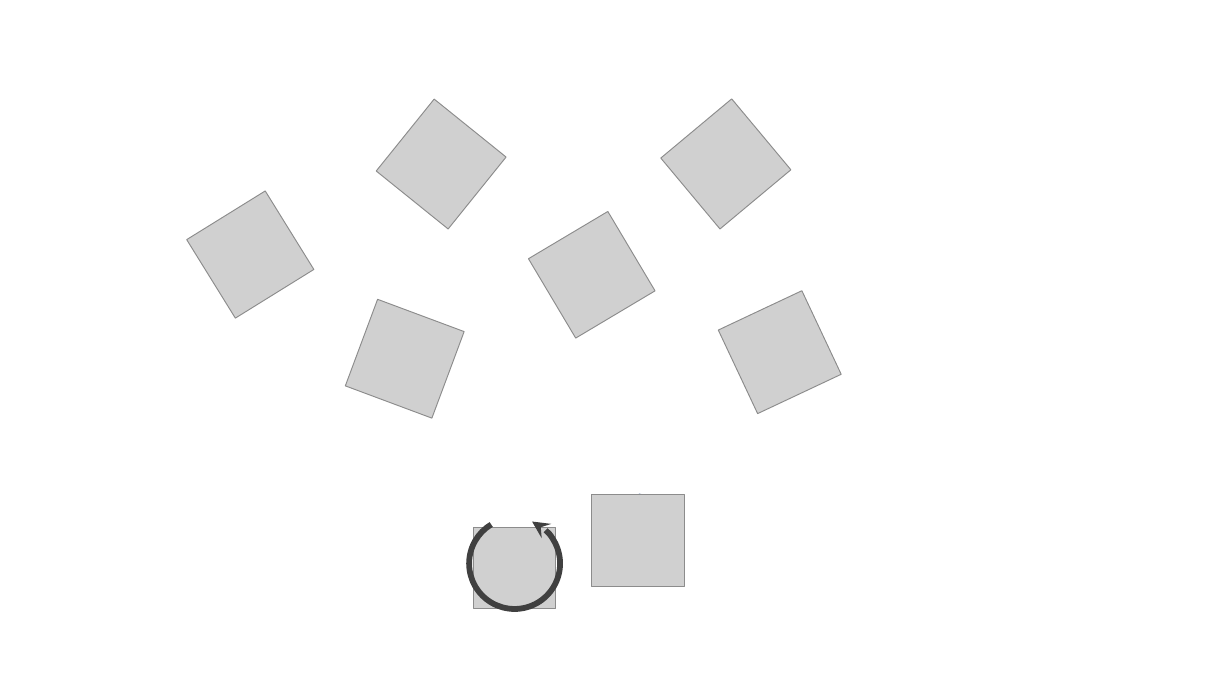
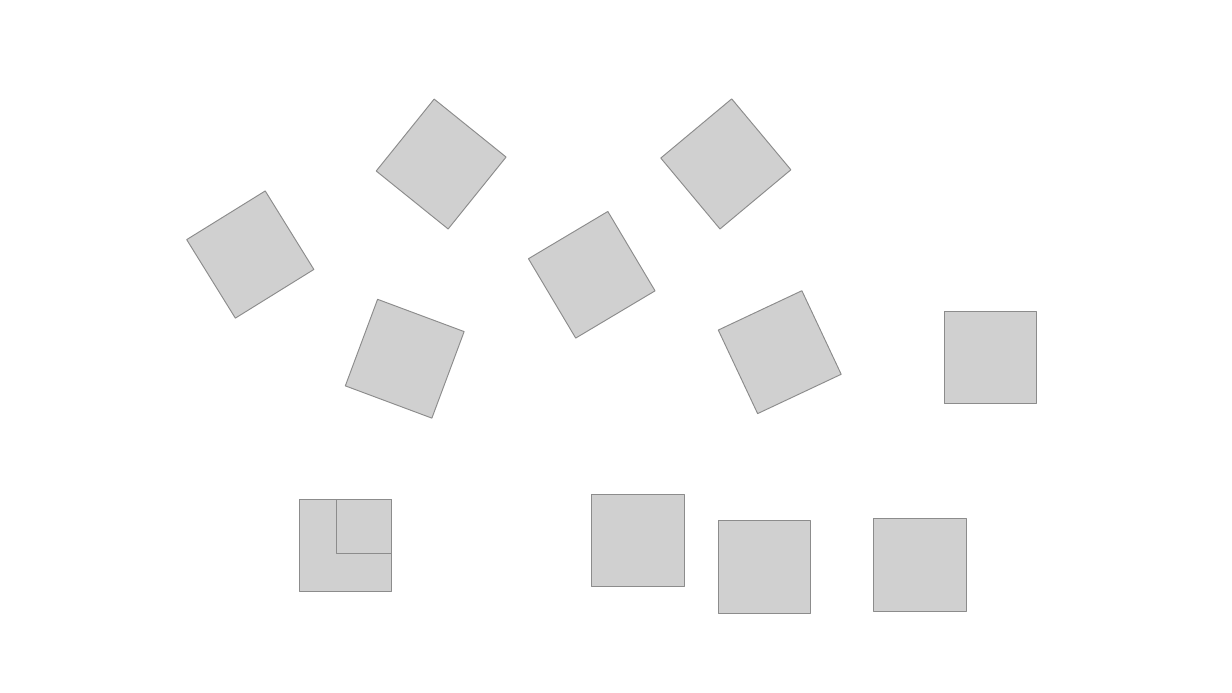
Before and after one commit to YanivAf/Store-App, a slide deck: slide 1 of public/images/cart-wp.pptx. Drawn at 1232x693 pixels with LibreOffice and Linux fonts; fonts in the diff are those of the drawing; grey boxes stand for pictures. Boxes give left, top, right and bottom in pixels: in the first picture for what was removed or moved away, otherwise in the second. Text is boxed around its words. In the diff, an @@ line names an element or a change of style, - is before the commit and + after.

```diff
--- a/public/images/cart-wp.pptx
+++ b/public/images/cart-wp.pptx
@@ picture added at [945, 311, 1037, 404] @@
@@ picture added at [299, 499, 392, 592] @@
@@ picture added at [337, 499, 392, 554] @@
@@ arc (boxed as its full ellipse) removed at [470, 518, 560, 609] @@
@@ picture removed at [474, 528, 556, 610] @@
@@ picture added at [718, 521, 811, 614] @@
@@ picture added at [874, 518, 967, 611] @@
```
Also in this commit, not shown: 36 other files.
